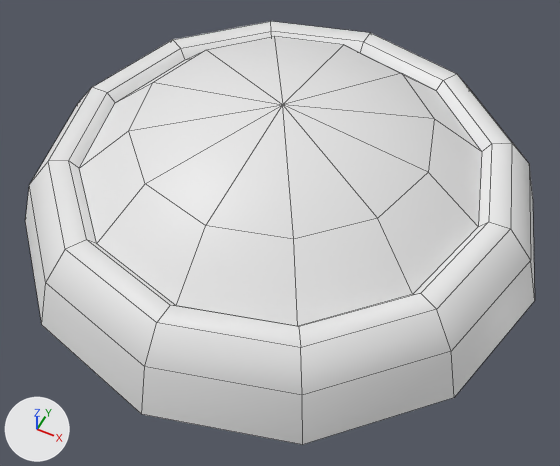
A saved change to the FBX model Assets/Art/Models/Props/Button_MSH.fbx.
Before and after are seen from a 50 mm lens placed at (0.538, -1.088, 1.228), pointed at (0.046, -0.105, -0.002). Lighting does not change. The marker at lower left points along +X, +Y and +Z. Mesh edges are drawn as thin lines. Where no turn or scale is listed for an object, it has been applied to the vertices.
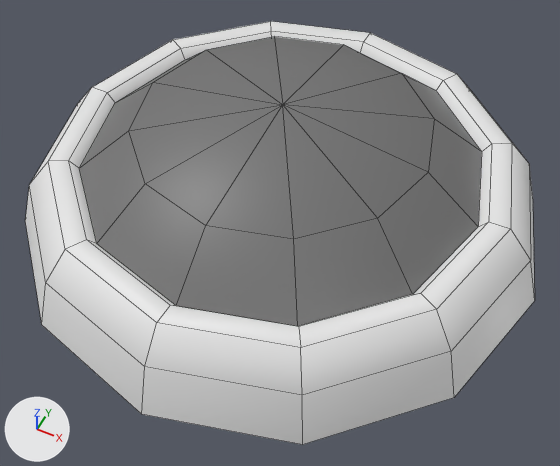
What differs and where, as boxes (x1, y1, x2, y2) in the pictures (560 x 466 px):
part 1 of me_cylinder, recoloured (white to grey): (79, 37, 482, 326) in both

The edits, one by one:
Material 'Color' (mat_color) is new.
Its base color is (0.17, 0.17, 0.17) (grey #737373).
me_cylinder has 73 vertices, 72 faces and spans x -0.576..0.576, y -0.576..0.576, z -0.049..0.251.
me_cylinder is used by ob_cylinder; location (0.0, 0.0, 0.0).
me_cylinder part 1: all 24 faces centred in x -0.344..0.344, y -0.344..0.344, z 0.151..0.217 switch from mat_button (white #e7e7e7) to mat_color (grey #727272).
